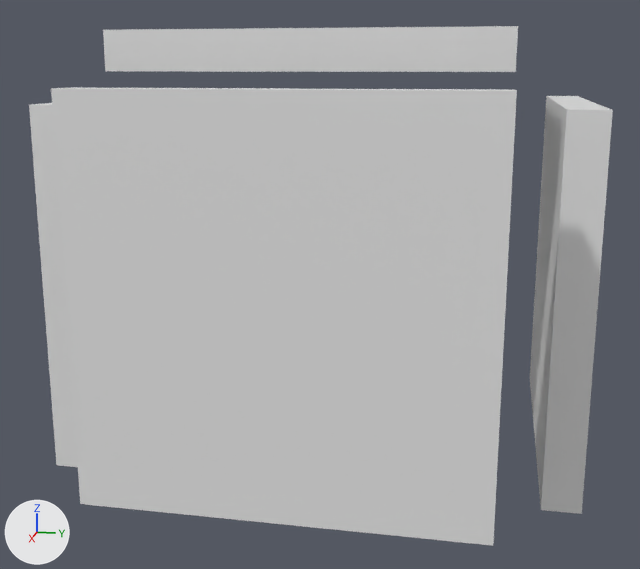
What one commit did to the COLLADA model DirectX11 Game Engine/Models/walls.dae.
Before and after are seen from a 50 mm camera at (5.26, 0.89, 2.18) aimed at (0.33, -0.1, 0.95). Lighting does not change. The marker at lower left points along +X, +Y and +Z. Where no turn or scale is listed for an object, it has been applied to the vertices.
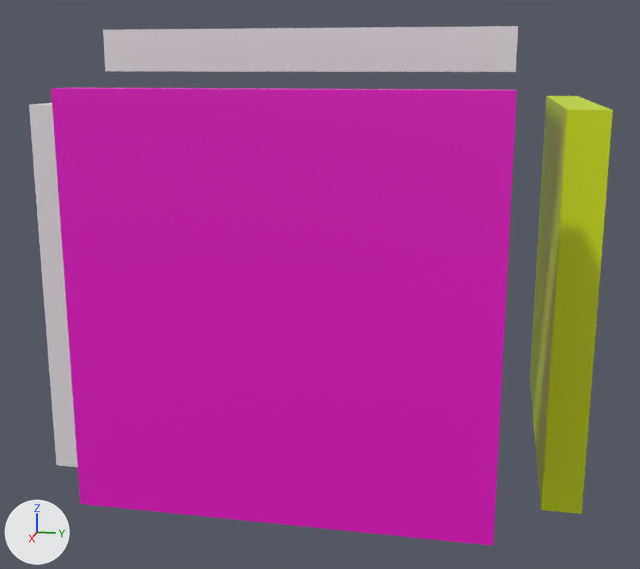
The newer file is also turned or shifted as a whole; pictures and numbers use the older file's frame.

Where the change shows, as pixel boxes (x1, y1, x2, y2) in the pictures (640 x 569 px):
'Cube.004', recoloured (grey to pink)
    both: (51, 87, 517, 546)
'Cube', recoloured (grey to yellow)
    both: (530, 96, 613, 514)

The change, as a list of edits to the scene's bpy script:
```text
Add mat_material_002:
    mat_material_002 = principled_material('Material.002')
    mat_material_002.base_color = (0.8, 0.0, 0.563)  # pink #e700c6
Add mat_material_003:
    mat_material_003 = principled_material('Material.003')
    mat_material_003.base_color = (0.627, 0.8, 0.0)  # yellow #cfe700
Change me_cube_005:
    where me_cube_005.from_pydata(...)  # 8 vertices, 12 faces; spans x -0.1..0.1, y -1.0..1.0, z -1.0..1.0
    add me_cube_005.materials.append(mat_material_002)  # pink #e700c6
Change me_cube_001:
    where me_cube_001.from_pydata(...)  # 8 vertices, 12 faces; spans x -1.0..1.0, y -0.1..0.1, z -1.0..1.0
    add me_cube_001.materials.append(mat_material_003)  # yellow #cfe700
```
